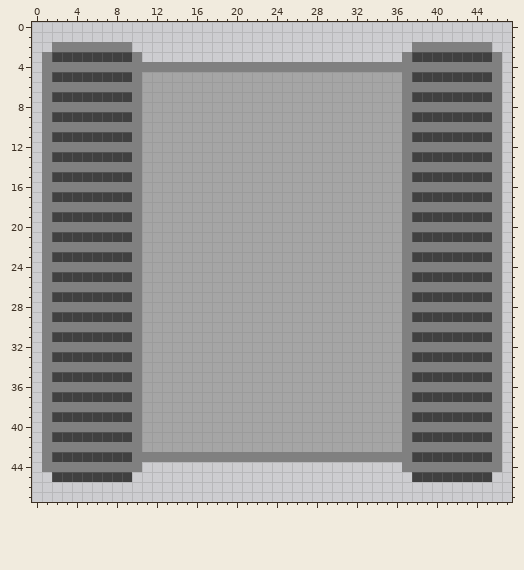
One commit to this pixel-art sprite: images/tank_base.png. Above is the file before it was changed.
The file is 48x48 pixels. Colours within 5 levels of each other are drawn and written as one.
Now the later version:
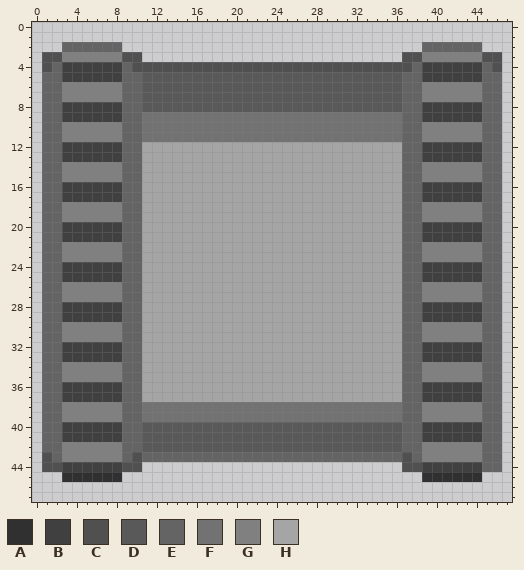
Palette (. is transparent): A #303030  B #404040  C #505050  D #595959  E #646464  F #727272  G #808080  H #a5a5a5
Edits made:
Changed rows in their new state; - is an unchanged pixel.
first column x 1:
 2 -.EEEEEE.----------------------------.EEEEEE.-
 3 CCGGGGGGCC--------------------------CCGGGGGGCC
 4 CEBBBBBBECCCCCCCCCCCCCCCCCCCCCCCCCCCCEBBBBBBEC
 5 EE------EEDDDDDDDDDDDDDDDDDDDDDDDDDDEE------EE
 6 EE------EEDDDDDDDDDDDDDDDDDDDDDDDDDDEE------EE
 7 EEGGGGGGEEDDDDDDDDDDDDDDDDDDDDDDDDDDEEGGGGGGEE
 8 EEBBBBBBEEDDDDDDDDDDDDDDDDDDDDDDDDDDEEBBBBBBEE
 9 EE------EEFFFFFFFFFFFFFFFFFFFFFFFFFFEE------EE
10 EE------EEFFFFFFFFFFFFFFFFFFFFFFFFFFEE------EE
11 EEGGGGGGEEFFFFFFFFFFFFFFFFFFFFFFFFFFEEGGGGGGEE
12 EEBBBBBBEE--------------------------EEBBBBBBEE
13 EE------EE--------------------------EE------EE
14 EE------EE--------------------------EE------EE
15 EEGGGGGGEE--------------------------EEGGGGGGEE
16 EEBBBBBBEE--------------------------EEBBBBBBEE
17 EE------EE--------------------------EE------EE
18 EE------EE--------------------------EE------EE
19 EEGGGGGGEE--------------------------EEGGGGGGEE
20 EEBBBBBBEE--------------------------EEBBBBBBEE
21 EE------EE--------------------------EE------EE
22 EE------EE--------------------------EE------EE
23 EEGGGGGGEE--------------------------EEGGGGGGEE
24 EEBBBBBBEE--------------------------EEBBBBBBEE
25 EE------EE--------------------------EE------EE
26 EE------EE--------------------------EE------EE
27 EEGGGGGGEE--------------------------EEGGGGGGEE
28 EEBBBBBBEE--------------------------EEBBBBBBEE
29 EE------EE--------------------------EE------EE
30 EE------EE--------------------------EE------EE
31 EEGGGGGGEE--------------------------EEGGGGGGEE
32 EEBBBBBBEE--------------------------EEBBBBBBEE
33 EE------EE--------------------------EE------EE
34 EE------EE--------------------------EE------EE
35 EEGGGGGGEE--------------------------EEGGGGGGEE
36 EEBBBBBBEE--------------------------EEBBBBBBEE
37 EE------EE--------------------------EE------EE
38 EE------EEFFFFFFFFFFFFFFFFFFFFFFFFFFEE------EE
39 EEGGGGGGEEFFFFFFFFFFFFFFFFFFFFFFFFFFEEGGGGGGEE
40 EEBBBBBBEEDDDDDDDDDDDDDDDDDDDDDDDDDDEEBBBBBBEE
41 EE------EEDDDDDDDDDDDDDDDDDDDDDDDDDDEE------EE
42 EE------EEDDDDDDDDDDDDDDDDDDDDDDDDDDEE------EE
43 CEGGGGGGECEEEEEEEEEEEEEEEEEEEEEEEEEECEGGGGGGEE
44 CCBBBBBBCC--------------------------CCBBBBBBEE
45 -.AAAAAA.----------------------------.AAAAAA.-
